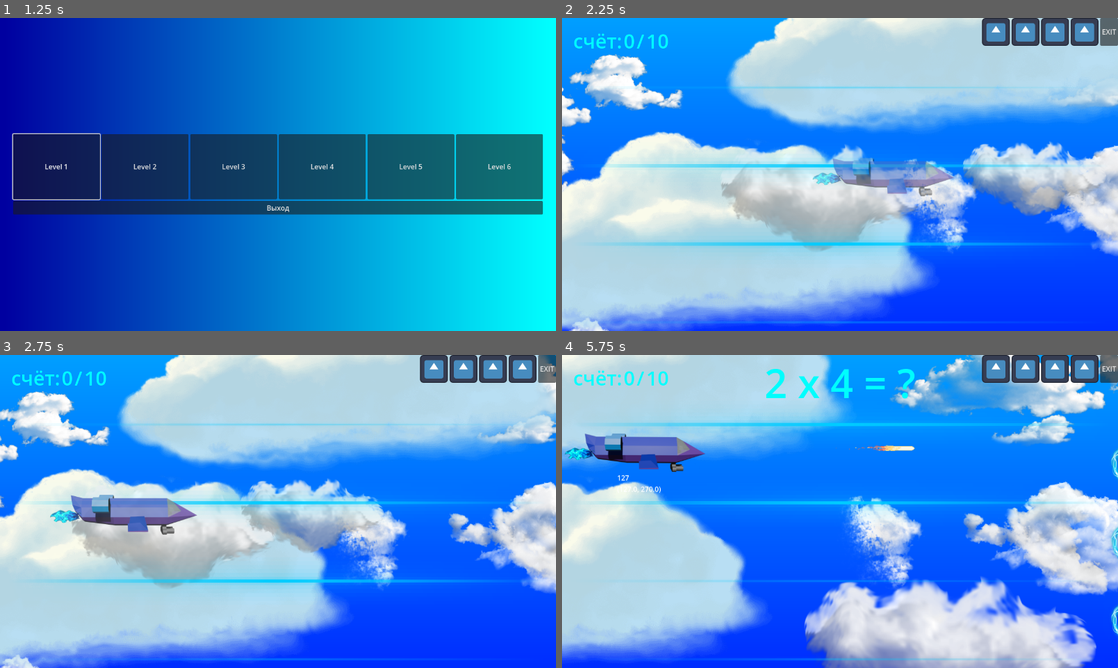
Above: before the commit, frames 1-4 (two rows, left to right).
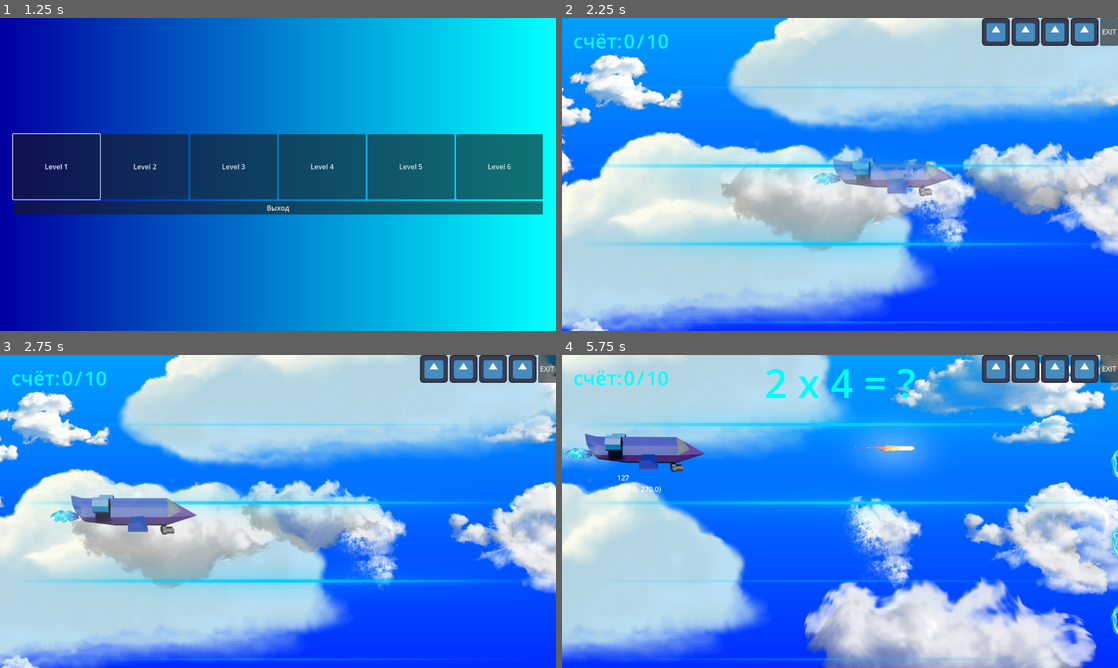
Above: after the commit, the same moments.

Repository: GGamezebo/quizmatik
Game: Godot game, scene res://main.tscn
Same seed, same stepped clock (60 frames per second), same inputs: the game is played once before the commit and once after it. The engine's default icon, where the game draws it, is replaced by a stand-in: a white triangle on a blue panel in a dark square.
Inputs:
- Up to frame 1 (1.25 s): click "Старт" at 0.5 s
- Up to frame 2 (2.25 s): click "Level 1" at 1.25 s; tap Enter at 2 s; hold Right (ui_right) from 2.03 s (still down); tap Space (shoot) at 2.1 s
- Up to frame 3 (2.75 s): keep holding Right (ui_right)
- Up to frame 4 (5.75 s): release Right (ui_right) at 2.78 s; hold Down (ui_down) 2.78-3.53 s; tap Tab at 2.85, 4.35 s; hold Right (ui_right) 3.53-4.28 s; tap Space (shoot) at 3.6, 5.1 s; hold Up (ui_up) 4.28-5.03 s; hold Left (ui_left) from 5.03 s (still down)

Frame 1 is identical in both runs. In frame 2, less than 0.1% of the frame differs, in the area x 46-50%, y 50-53%; in frame 3, 0.1%; in frame 4, 1.8%, in the area x 0-67%, y 22-38%.

Commit message:
add effects on shot and flame

Diff:
--- a/src/features/plane/plane.tscn
+++ b/src/features/plane/plane.tscn
@@ -9,6 +9,7 @@
 [ext_resource type="Texture2D" uid="uid://bilwdiggndliv" path="res://src/features/plane/PlaneUp.png" id="5_n7rn1"]
 [ext_resource type="Script" uid="uid://wokwb6w0qo1j" path="res://src/features/plane/animated_sprite_2d.gd" id="6_7tfl1"]
 [ext_resource type="Script" uid="uid://c26vc5jhui0yf" path="res://src/features/plane/audio_stream_player.gd" id="8_jxtnq"]
+[ext_resource type="Texture2D" uid="uid://rux51tr7d7c5" path="res://assets/light effect starlight shining.png" id="9_i07py"]
 [ext_resource type="Texture2D" uid="uid://bgrnq02qv15pk" path="res://src/features/plane/flame.png" id="10_ijmsw"]
 
 [sub_resource type="CapsuleShape2D" id="CapsuleShape2D_272bh"]
@@ -110,6 +111,12 @@
 autoplay = "default"
 frame_progress = 0.563382
 
+[node name="Sprite2D" type="Sprite2D" parent="AnimatedSprite2D/FlameAnimation" unique_id=578953194]
+modulate = Color(1, 1, 1, 0.40392157)
+position = Vector2(-10.999996, -1.1920929e-07)
+scale = Vector2(0.15, 0.061)
+texture = ExtResource("9_i07py")
+
 [node name="AudioStreamPlayer" type="AudioStreamPlayer" parent="." unique_id=130746522]
 stream = ExtResource("3_incis")
 script = ExtResource("8_jxtnq")
--- a/src/features/shot/shot.tscn
+++ b/src/features/shot/shot.tscn
@@ -2,6 +2,7 @@
 
 [ext_resource type="Script" uid="uid://5831aq1tr7kg" path="res://src/features/shot/shot.gd" id="1_asq14"]
 [ext_resource type="Texture2D" uid="uid://bm1tc308cj6wb" path="res://src/features/shot/sprites/exhaust02_spritesheet.png" id="1_f1rbr"]
+[ext_resource type="Texture2D" uid="uid://rux51tr7d7c5" path="res://assets/light effect starlight shining.png" id="2_4rxj0"]
 
 [sub_resource type="CapsuleShape2D" id="CapsuleShape2D_f1rbr"]
 radius = 7.0
@@ -85,6 +86,10 @@
 ray_cast = NodePath("RayCast2D")
 
 [node name="Sprite2D" type="Sprite2D" parent="." unique_id=211650346]
+self_modulate = Color(1, 1, 1, 0.33333334)
+position = Vector2(38.999996, 0)
+scale = Vector2(0.3, 0.182)
+texture = ExtResource("2_4rxj0")
 
 [node name="CollisionShape2D" type="CollisionShape2D" parent="." unique_id=467212049]
 rotation = 1.5707964
@@ -100,6 +105,7 @@
 rect = Rect2(-99, -10, 198, 20)
 
 [node name="RayCast2D" type="RayCast2D" parent="." unique_id=804121743]
+position = Vector2(3, 0)
 target_position = Vector2(100, 0)
 collision_mask = 4
 collide_with_areas = true
Renamed: src/features/plane/—Pngtree—light effect starlight shining starry_8348061.png -> assets/light effect starlight shining.png
Not shown, changed: assets/light effect starlight shining.png.import
